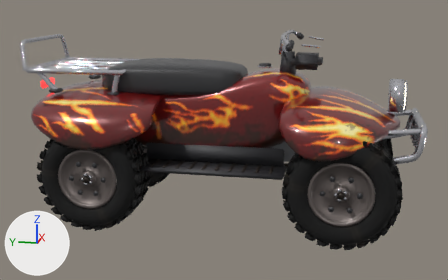
One commit to the glTF model src/episode2/assets/vehicles/flame_quad.glb: the scene before it, then after it.
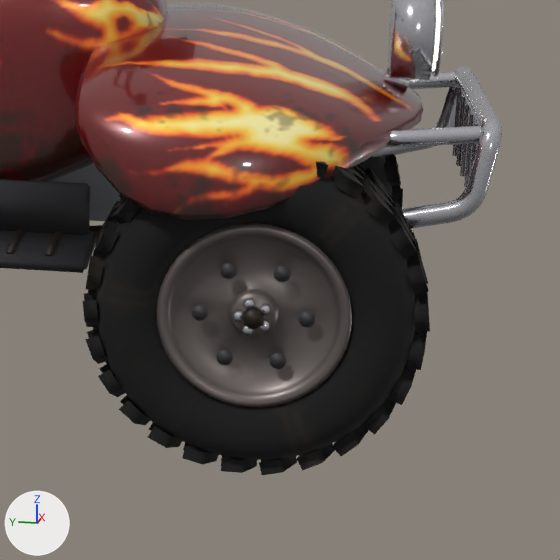
The first picture shows the older version from a 50 mm lens placed at (-6.25, -1.23, 2.31), pointed at (-0.04, 0.02, 0.76). The close-ups show the older and then the newer version on the part from 56% to 100% of the width and 30% to 100% of the height of that picture. Only the edits that show in the close-ups are written down. Lighting does not change. The marker at lower left points along +X, +Y and +Z. Where no turn or scale is listed for an object, it has been applied to the vertices. Vertices at exactly the same position are counted once.

In view in the first close-up: 'Body_BlackPlastic', 'Body_Chrome', 'Body_Engine', 'Body_Paint', 'Body_Steel', 'Wheel_FL', 'Wheel_FL_BlackPlastic', 'Wheel_FL_Chrome', 'Wheel_FL_Rim', 'Wheel_FL_Steel', 'Wheel_FR' and 1 more.
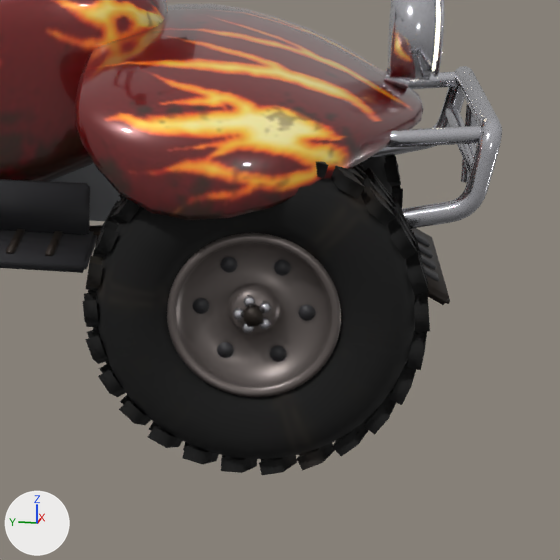
Where the change shows, as pixel boxes (x1, y1, x2, y2) in the close-ups (560 x 560 px; the box of a moved part takes in the faces that stretch with it):
'Wheel_FL_Rim', reshaped (11% narrower, 11% shorter): before (157, 223, 352, 407); after (167, 233, 341, 397)
'Body_Chrome', reshaped: before (373, 0, 502, 229); after (372, 0, 502, 229)
'Body_BlackPlastic', reshaped: before (0, 179, 97, 273); after (0, 179, 439, 282)
'Wheel_FL_BlackPlastic', moved: before (192, 263, 316, 369); after (193, 257, 315, 362)
'Body_Steel', reshaped: before (6, 225, 102, 256); after (6, 225, 450, 305)
'Wheel_FL_Chrome', moved: before (233, 297, 271, 336); after (233, 295, 271, 333)
'Wheel_FL_Steel', moved: before (243, 307, 263, 329); after (243, 305, 263, 327)
part 1 of me_body_blackplastic, added: after (412, 231, 439, 282)
part 2 of me_body_chrome, added: after (444, 106, 476, 173)
part 3 of me_body_chrome, deleted (mostly hidden): before (471, 123, 478, 166)
part 4 of me_body_chrome, deleted: before (452, 87, 463, 156)
part 5 of me_body_chrome, deleted: before (464, 113, 476, 187)
part 6 of me_body_chrome, deleted: before (456, 95, 467, 166)
part 7 of me_body_chrome, moved or reshaped: before (460, 105, 468, 177); after (461, 111, 478, 182)
part 8 of me_body_steel, added: after (411, 228, 450, 305)

The change, as a diff of the scene's bpy script:
```diff
--- a/src/episode2/assets/vehicles/flame_quad.glb.py
+++ b/src/episode2/assets/vehicles/flame_quad.glb.py
@@ me_body_blackplastic @@
-me_body_blackplastic.from_pydata(...)  # 396 vertices, 740 faces; spans x -0.18..1.22, y -1.02..1.65, z -0.02..1.26
+me_body_blackplastic.from_pydata(...)  # 428 vertices, 788 faces; spans x -0.18..1.22, y -1.88..1.65, z -0.12..1.26
+# me_body_blackplastic part 1
+# 16 vertices are added at x 0.28..0.76, y -1.88..-1.87, z -0.12..-0.11
+# 16 new vertices lie (0.0, 0.18, 0.09) away from vertices in x 0.28..0.76, y -1.88..-1.87, z -0.12..-0.11
+# 48 new faces join them
 me_body_blackplastic.materials.append(mat_quad_blackplastic)
@@ me_body_chrome @@
-me_body_chrome.from_pydata(...)  # 2372 vertices, 4604 faces; spans x -0.63..0.63, y -1.96..2.03, z 0.36..1.88
+me_body_chrome.from_pydata(...)  # 2312 vertices, 4496 faces; spans x -0.63..0.63, y -1.96..2.03, z 0.36..1.88
+# me_body_chrome part 2: a new loose piece, a 10-sided cylinder along x spanning x -0.5..0.5, y -1.926..-1.874, z 0.875..0.925, in mat_quad_chrome (light grey #ceced4)
+# me_body_chrome part 3: the loose piece of 20 vertices spanning x -0.32..-0.28, y -1.93..-1.89, z 0.78..1.03 is deleted
+# me_body_chrome part 4: the loose piece of 20 vertices spanning x 0.28..0.32, y -1.93..-1.89, z 0.78..1.03 is deleted
+# me_body_chrome part 5: the loose piece of 20 vertices spanning x -0.17..-0.13, y -1.93..-1.89, z 0.78..1.03 is deleted
+# me_body_chrome part 6: the loose piece of 20 vertices spanning x 0.13..0.17, y -1.93..-1.89, z 0.78..1.03 is deleted
+# me_body_chrome part 7: 8 vertices moved from x -0.02..0.01, y -1.92..-1.89, z 0.78..1.03 to x -0.02..0.02, y -1.92..-1.9, z 0.76..1.03; 10 vertices removed from x -0.01..0.02, y -1.93..-1.89, z 0.78..1.03; 10 vertices added at x -0.02..0.02, y -1.94..-1.9, z 0.76..1.03
 me_body_chrome.materials.append(mat_quad_chrome)
@@ me_body_steel @@
-me_body_steel.from_pydata(...)  # 1040 vertices, 1936 faces; spans x -0.67..0.67, y -1.26..1.31, z 0.32..1.32
+me_body_steel.from_pydata(...)  # 1072 vertices, 1996 faces; spans x -0.67..0.67, y -1.86..1.31, z 0.32..1.32
+# me_body_steel part 8: a new loose piece of 32 vertices spanning x -0.37..0.37, y -1.86..-1.58, z 0.42..0.58, in mat_quad_steel (picture img_quad_grime_steel)
 me_body_steel.materials.append(mat_quad_steel)
@@ me_wheel_fl_rim_001 @@
-me_wheel_fl_rim_001.from_pydata(...)  # 385 vertices, 720 faces; spans x -0.195..-0.128, y -0.3..0.3, z -0.3..0.3
+me_wheel_fl_rim_001.from_pydata(...)  # 385 vertices, 720 faces; spans x -0.188..-0.088, y -0.268..0.268, z -0.268..0.268
+# me_wheel_fl_rim_001 part 9: 385 of 385 vertices moved; they spanned x -0.195..-0.128, y -0.3..0.3, z -0.3..0.3 and now span x -0.188..-0.088, y -0.268..0.268, z -0.268..0.268; mean shift (0.02, 0.0, 0.0)
 me_wheel_fl_rim_001.materials.append(mat_quad_rim)
@@ ob_wheel_fl_blackplastic @@
 ob_wheel_fl_blackplastic = bpy.data.objects.new('Wheel_FL_BlackPlastic', me_wheel_fl_blackplastic)
-ob_wheel_fl_blackplastic.location = (-0.835, -1.05, 0.5)
+ob_wheel_fl_blackplastic.location = (-0.766, -1.05, 0.5)
@@ ob_wheel_fl_chrome @@
 ob_wheel_fl_chrome = bpy.data.objects.new('Wheel_FL_Chrome', me_wheel_fl_chrome)
-ob_wheel_fl_chrome.location = (-0.84, -1.17, 0.5)
+ob_wheel_fl_chrome.location = (-0.818, -1.17, 0.5)
@@ ob_wheel_fl_steel @@
 ob_wheel_fl_steel = bpy.data.objects.new('Wheel_FL_Steel', me_wheel_fl_steel)
-ob_wheel_fl_steel.location = (-0.85, -1.215, 0.5)
+ob_wheel_fl_steel.location = (-0.828, -1.215, 0.5)
```
